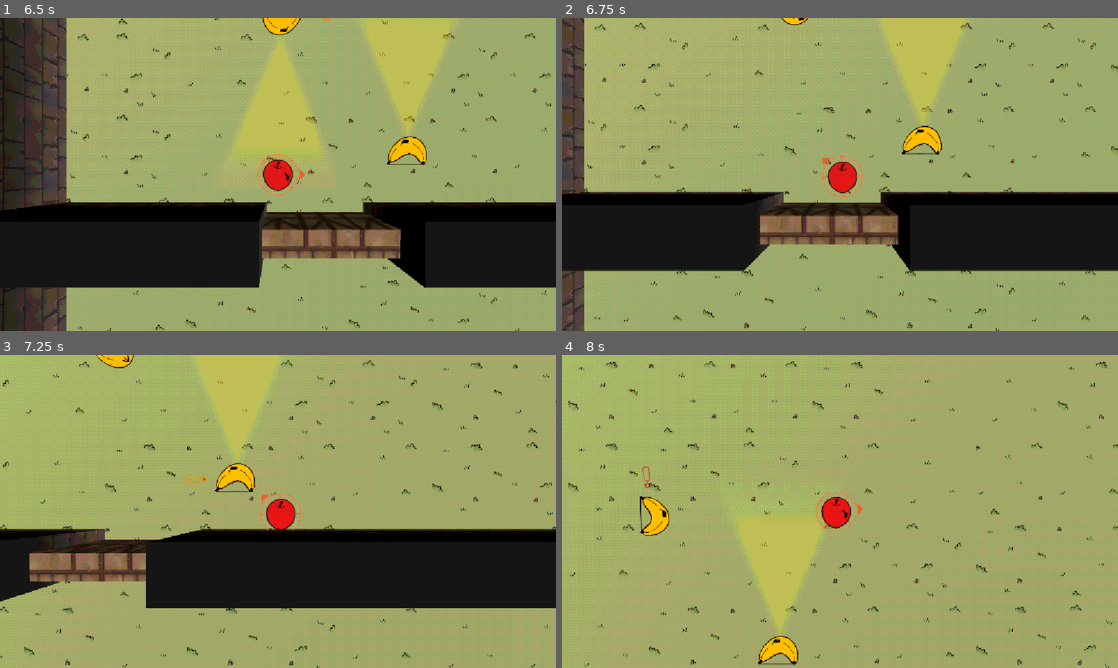
Above: before the commit, frames 1-4 (two rows, left to right).
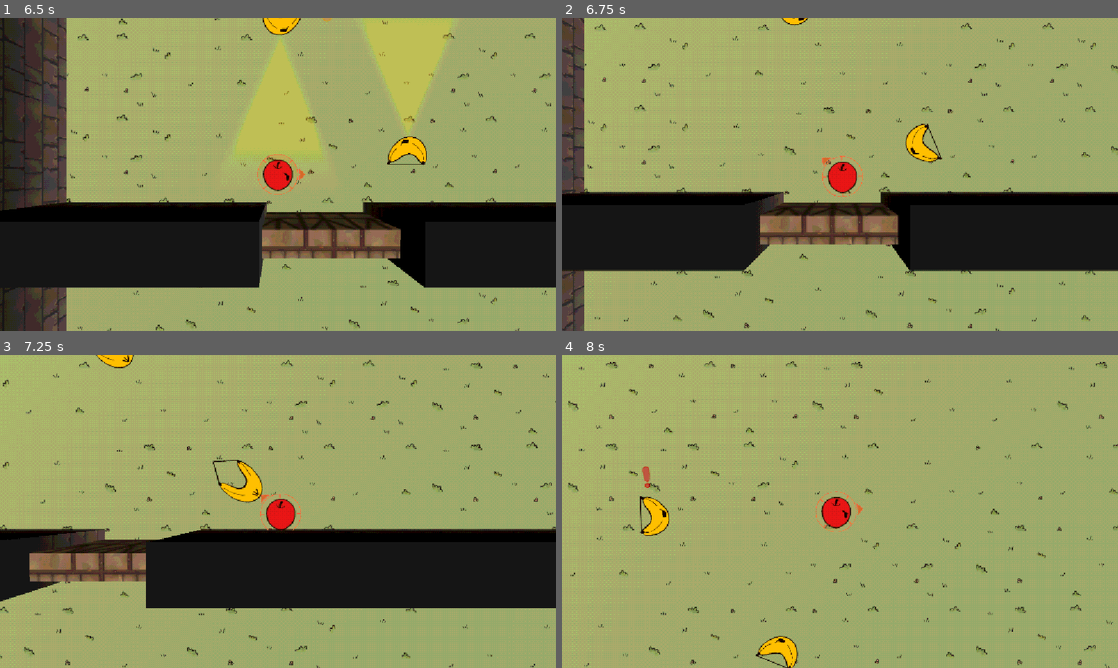
Above: after the commit, the same moments.

Repository: CasualShrub/arrow-head
Game: Godot game, scene res://scenes/ui/main_menu.tscn
Two runs of this game, one before a commit and one after it. Both use one fixed random seed, a clock stepped at 60 frames per second and the inputs below. Sound files missing from this copy of the repository are replaced by a short silence.
Inputs (mouse positions are in pixels of both pictures, inside the frame that each line leads up to):
- Up to frame 1 (6.5 s): click "Play" at 0.5 s; tap Enter at 1.25 s; move the mouse to (400, 158) at 1.27 s; hold D (move_right) 1.28-2.03 s; hold Space (fire) 1.28-2.03 s; move the mouse to (166, 190) at 2.02 s; hold S (move_down) 2.03-2.78 s; tap R at 2.1, 3.6, 5.1 s; move the mouse to (333, 105) at 2.77 s; hold D (move_right) 2.78-3.53 s; hold Space (fire) 2.78-3.53 s; move the mouse to (250, 237) at 3.52 s; hold W (move_up) 3.53-4.28 s; move the mouse to (444, 221) at 4.27 s; hold Space (fire) 4.28-5.03 s; hold A (move_left) 4.28-5.78 s; move the mouse to (111, 127) at 5.02 s; move the mouse to (305, 174) at 5.77 s; hold S (move_down) from 5.78 s (still down); hold Space (fire) from 5.78 s (still down)
- Up to frame 2 (6.75 s): move the mouse to (756, 96) at 6.52 s; release S (move_down) at 6.53 s; release Space (fire) at 6.53 s; hold D (move_right) from 6.53 s (still down); tap R at 6.6 s
- Up to frame 3 (7.25 s): keep holding D (move_right)
- Up to frame 4 (8 s): move the mouse to (962, 495) at 7.27 s; release D (move_right) at 7.28 s; hold W (move_up) from 7.28 s (still down); hold Space (fire) from 7.28 s (still down)

Frame 1 is identical in both runs. In frame 2, 1.3% of the frame differs, in the area x 57-73%, y 0-46%; in frame 3, 1.1%; in frame 4, 1.5%, in the area x 14-47%, y 35-100%.

Commit message:
made enemies alert eachother

Diff:
--- a/scripts/enemy.gd
+++ b/scripts/enemy.gd
@@ -270,6 +270,10 @@
 
 func _on_sus_alerted() -> void:
 	_recovery.start()
+	var p = get_parent()
+	for e in p.get_children():
+		if e.global_position.distance_to(global_position) < 10.0 and not e.sus.is_alert():
+			e.sus.baka(1.1)
 
 func _on_health_changed() -> void:
 	if not _dead and health.current <= 0:
